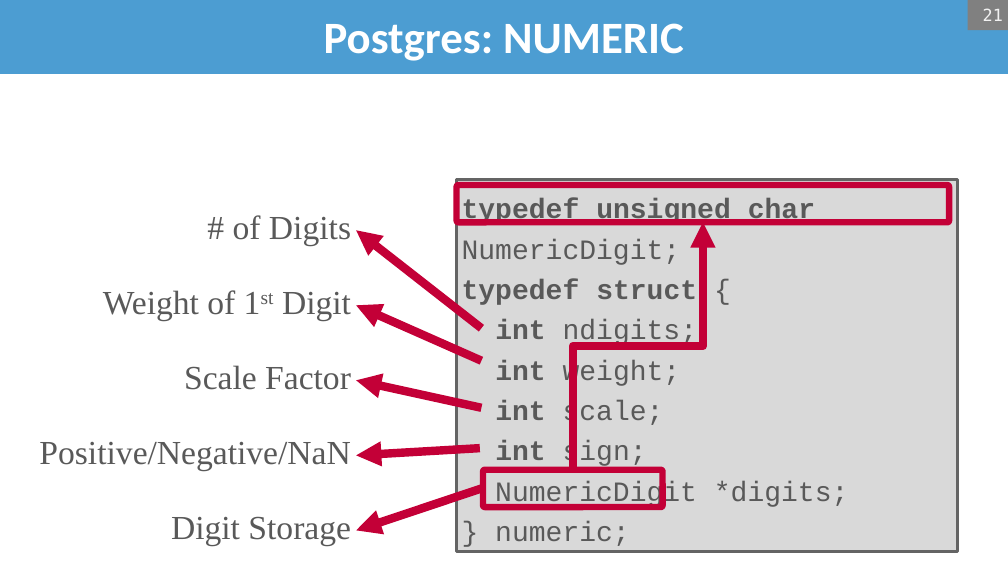
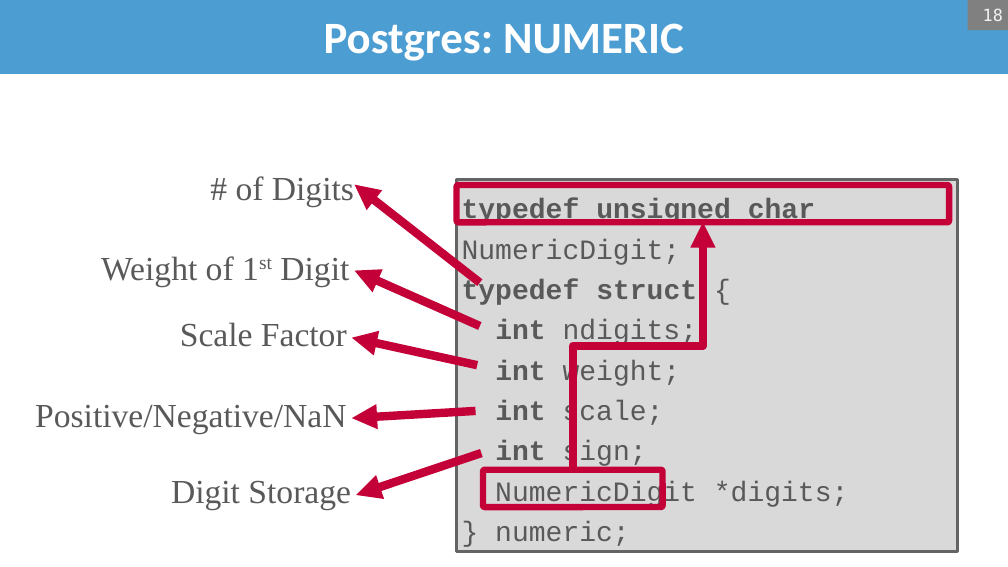
Before and after one commit to bsb20/bsb20.github.io, a slide deck: slide 18 of docs/421_f26/lectures/L4.pptx (slide 21 before the commit). Drawn at 1008x567 pixels with LibreOffice and Linux fonts; fonts in the diff are those of the drawing; background and template pictures are left out. Boxes give left, top, right and bottom in pixels: in the first picture for what was removed or moved away, otherwise in the second. Text is boxed around its words. In the diff, an @@ line names an element or a change of style, - is before the commit and + after.

Commit message:
COMP 421: post L3 and L4 slides (storage I; storage tuples/LSM)

```diff
--- a/docs/421_f26/lectures/L4.pptx
+++ b/docs/421_f26/lectures/L4.pptx
@@ page number at (x1=983, y1=8, x2=1003, y2=21): text changed @@
-21
+18
@@ text "# of Digits" moved from (x1=233, y1=215, x2=351, y2=245) to (x1=236, y1=176, x2=354, y2=206) @@
@@ arrow moved from (482, 329) - (356, 230) to (480, 282) - (355, 184) @@
@@ 2 texts, 2 arrows moved together from (x1=103, y1=290, x2=482, y2=545) to (x1=101, y1=256, x2=482, y2=510) @@
@@ text "Scale Factor" moved from (x1=184, y1=365, x2=351, y2=390) to (x1=180, y1=322, x2=347, y2=347) @@
@@ arrow moved from (482, 408) - (356, 380) to (477, 365) - (352, 338) @@
@@ text "Positive/Negative/NaN" moved from (x1=39, y1=442, x2=350, y2=471) to (x1=35, y1=405, x2=346, y2=434) @@
@@ arrow moved from (480, 449) - (356, 456) to (476, 411) - (352, 418) @@
```
Also in this commit, not shown: 10 other slides changed, 1 slide added, 3 slides removed, 3 other files.
